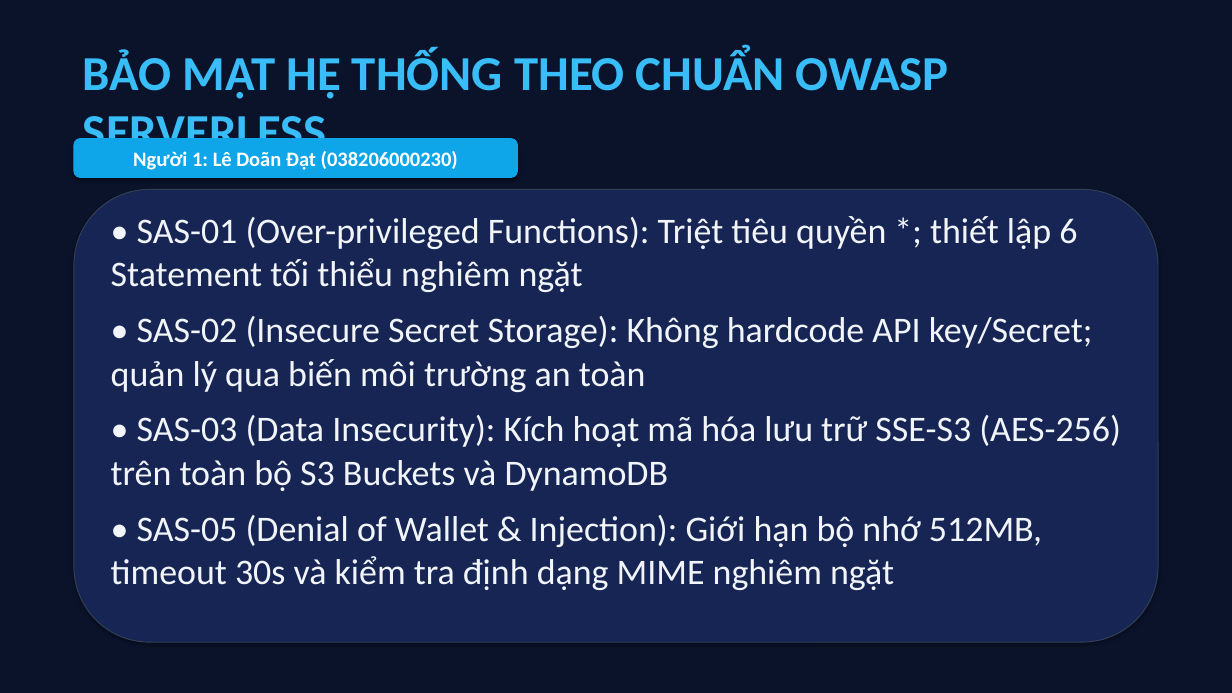
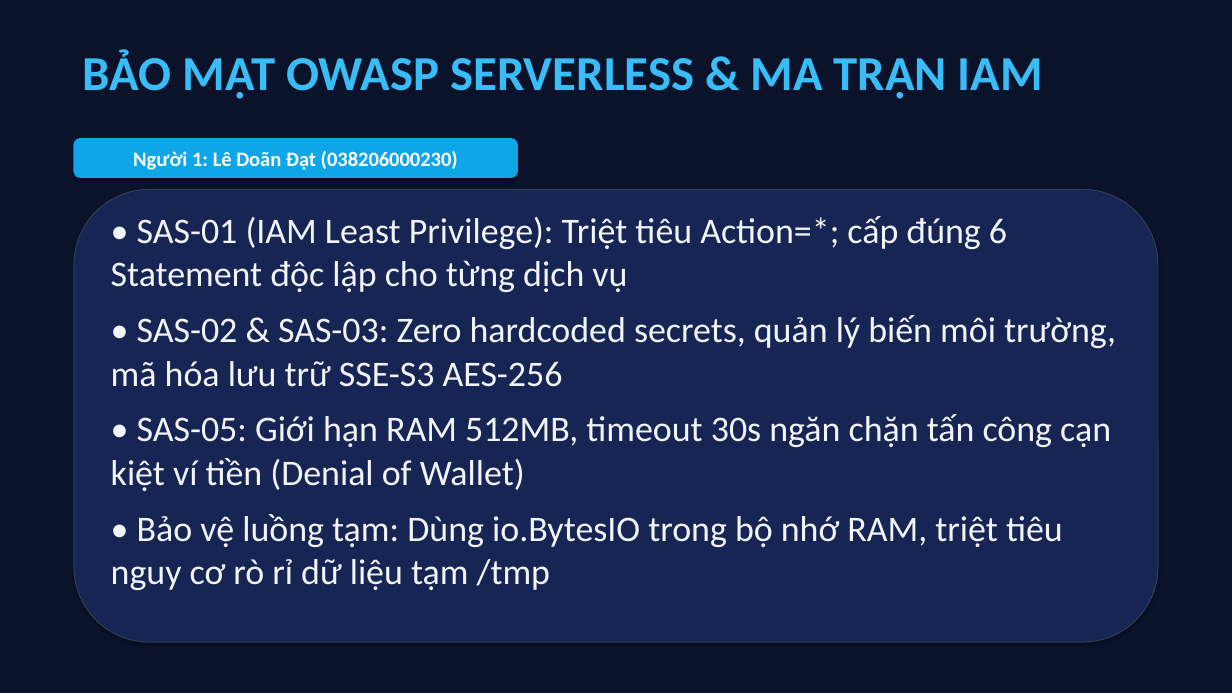
Before and after one commit to datdanghoccode/DTDM_XuLyAnh_Serverless, a slide deck: slide 5 of docs/DTDM_ThuyetTrinh_DeTai9.pptx (slide 8 before the commit). Drawn at 1232x693 pixels with LibreOffice and Linux fonts; fonts in the diff are those of the drawing. Boxes give left, top, right and bottom in pixels: in the first picture for what was removed or moved away, otherwise in the second. Text is boxed around its words. In the diff, an @@ line names an element or a change of style, - is before the commit and + after.

```diff
--- a/docs/DTDM_ThuyetTrinh_DeTai9.pptx
+++ b/docs/DTDM_ThuyetTrinh_DeTai9.pptx
@@ text at (83, 50, 1043, 99): text changed @@
-BẢO MẬT HỆ THỐNG THEO CHUẨN OWASP SERVERLESS
+BẢO MẬT OWASP SERVERLESS & MA TRẬN IAM
@@ text at (111, 216, 1116, 590): text changed @@
-• SAS-01 (Over-privileged Functions): Triệt tiêu quyền *; thiết lập 6 Statement tối thiểu nghiêm ngặt
-• SAS-02 (Insecure Secret Storage): Không hardcode API key/Secret; quản lý qua biến môi trường an toàn
-• SAS-03 (Data Insecurity): Kích hoạt mã hóa lưu trữ SSE-S3 (AES-256) trên toàn bộ S3 Buckets và DynamoDB
-• SAS-05 (Denial of Wallet & Injection): Giới hạn bộ nhớ 512MB, timeout 30s và kiểm tra định dạng MIME nghiêm ngặt
+• SAS-01 (IAM Least Privilege): Triệt tiêu Action=*; cấp đúng 6 Statement độc lập cho từng dịch vụ
+• SAS-02 & SAS-03: Zero hardcoded secrets, quản lý biến môi trường, mã hóa lưu trữ SSE-S3 AES-256
+• SAS-05: Giới hạn RAM 512MB, timeout 30s ngăn chặn tấn công cạn kiệt ví tiền (Denial of Wallet)
+• Bảo vệ luồng tạm: Dùng io.BytesIO trong bộ nhớ RAM, triệt tiêu nguy cơ rò rỉ dữ liệu tạm /tmp
```
Also in this commit, not shown: 11 other slides changed, 1 slide added, 12 slides removed.
